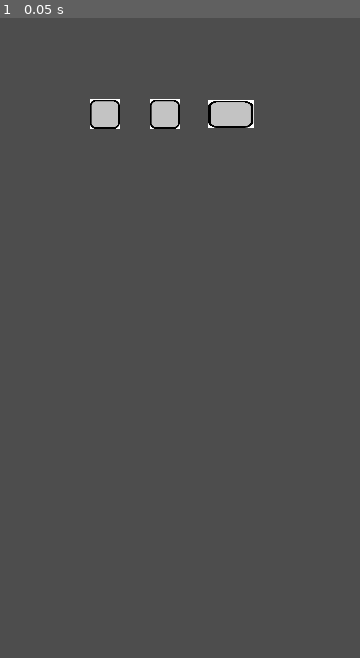
Above: before the commit, frame 1.
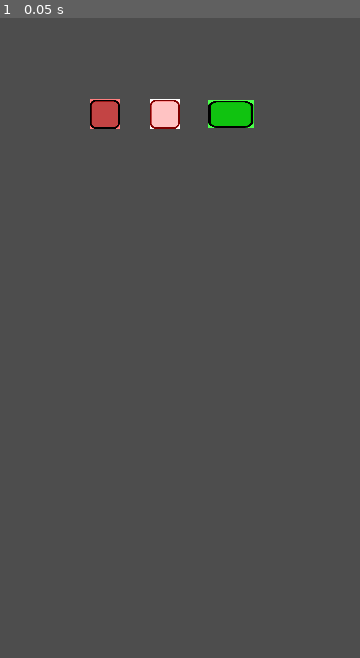
Above: after the commit, the same moment.

Repository: muhammadsaleh14/GridPuzzleGameGodot
Game: Godot game, scene res://assets/test.tscn
The game is run twice, just before and just after one commit, with the same random seed, the same clock (stepped at 60 frames per second) and the same inputs. This scene is started directly instead of the project's main scene.
Inputs:
- Up to frame 1 (0.05 s): no input

The runs differ from the first frame. In frame 1, 1.2% of the frame differs, in the area x 25-71%, y 12-18%.
Error before the commit: Parse Error: Preload file "res://shaders/correct_shader.gdshader" does not exist. (res://scripts/test.gd:6)

Commit message:
second commit

Diff:
--- /dev/null
+++ b/assets/main_menu.tscn
@@ -0,0 +1,97 @@
+[gd_scene load_steps=6 format=3 uid="uid://dko01urihrmd0"]
+
+[ext_resource type="Texture2D" uid="uid://blpsmfngmy7g0" path="res://textures/block.tres" id="1_6hca5"]
+
+[sub_resource type="CanvasItemMaterial" id="CanvasItemMaterial_enbc7"]
+particles_animation = true
+particles_anim_h_frames = 1
+particles_anim_v_frames = 1
+particles_anim_loop = false
+
+[sub_resource type="Gradient" id="Gradient_6eymw"]
+offsets = PackedFloat32Array(0, 0.1, 0.2, 0.3, 0.4, 0.6, 0.9, 0.989011, 1)
+colors = PackedColorArray(0.109531, 0.691336, 1.92523e-07, 1, 0.164706, 0.654902, 0, 1, 0.223055, 0.618853, 0.242034, 1, 0.623529, 0.0509804, 0.760784, 0.682353, 0.310937, 0.43005, 0.484068, 1, 0.398818, 0.241247, 0.726103, 1, 0.898039, 0, 0.203922, 1, 0.898039, 0, 0.203922, 1, 1, 1, 1, 1)
+metadata/_snap_enabled = true
+
+[sub_resource type="GradientTexture1D" id="GradientTexture1D_rwu4h"]
+gradient = SubResource("Gradient_6eymw")
+width = 100
+
+[sub_resource type="ParticleProcessMaterial" id="ParticleProcessMaterial_esn15"]
+lifetime_randomness = 0.9
+particle_flag_disable_z = true
+emission_shape = 3
+emission_box_extents = Vector3(200, 0, 1)
+direction = Vector3(0, 1, 0)
+spread = 0.0
+flatness = 1.0
+initial_velocity_min = 20.0
+initial_velocity_max = 30.0
+angular_velocity_max = 30.0
+gravity = Vector3(0, 98, 0)
+scale_min = 0.3
+scale_max = 0.5
+color_ramp = SubResource("GradientTexture1D_rwu4h")
+hue_variation_max = 1.0
+anim_speed_max = 2.0
+
+[node name="MainMenu" type="Control"]
+layout_mode = 3
+anchors_preset = 15
+anchor_right = 1.0
+anchor_bottom = 1.0
+grow_horizontal = 2
+grow_vertical = 2
+
+[node name="Node2D" type="Node2D" parent="."]
+
+[node name="GPUParticles2D" type="GPUParticles2D" parent="Node2D"]
+material = SubResource("CanvasItemMaterial_enbc7")
+position = Vector2(184, -75)
+amount = 60
+process_material = SubResource("ParticleProcessMaterial_esn15")
+texture = ExtResource("1_6hca5")
+lifetime = 7.0
+
+[node name="VBoxContainer" type="VBoxContainer" parent="."]
+layout_mode = 1
+anchors_preset = 8
+anchor_left = 0.5
+anchor_top = 0.5
+anchor_right = 0.5
+anchor_bottom = 0.5
+offset_left = -68.0
+offset_top = -46.5
+offset_right = 68.0
+offset_bottom = 46.5
+grow_horizontal = 2
+grow_vertical = 2
+
+[node name="MarginContainer2" type="MarginContainer" parent="VBoxContainer"]
+layout_mode = 2
+
+[node name="Button" type="Button" parent="VBoxContainer/MarginContainer2"]
+layout_mode = 2
+text = "Start"
+
+[node name="MarginContainer3" type="MarginContainer" parent="VBoxContainer"]
+layout_mode = 2
+
+[node name="Settings" type="Button" parent="VBoxContainer/MarginContainer3"]
+layout_mode = 2
+text = "Settings"
+
+[node name="MarginContainer" type="MarginContainer" parent="."]
+layout_mode = 1
+anchors_preset = 5
+anchor_left = 0.5
+anchor_right = 0.5
+offset_left = -68.0
+offset_right = 68.0
+offset_bottom = 23.0
+grow_horizontal = 2
+
+[node name="Label" type="Label" parent="MarginContainer"]
+layout_mode = 2
+text = "Grid Puzzle Game"
+horizontal_alignment = 1
--- a/scripts/test.gd
+++ b/scripts/test.gd
@@ -3,7 +3,7 @@
 var wrong_selection = preload("res://shaders/wrong_selection.gdshader")
 var invert_shader = preload("res://shaders/block.gdshader")
 var missed_selection = preload("res://shaders/missed_selection.gdshader")
-var correct_selection = preload("res://shaders/correct_shader.gdshader")
+var correct_selection = preload("res://shaders/correct_selection.gdshader")
 
 
 # Called when the node enters the scene tree for the first time.
Not shown, changed: .gitignore
